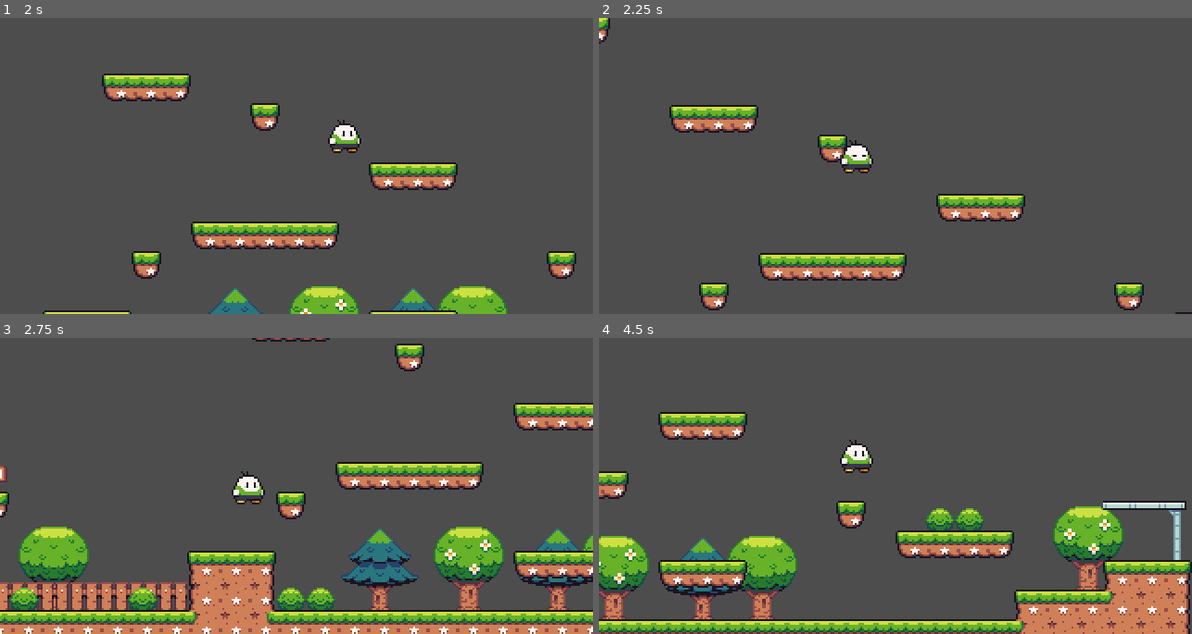
Above: before the commit, frames 1-4 (two rows, left to right).
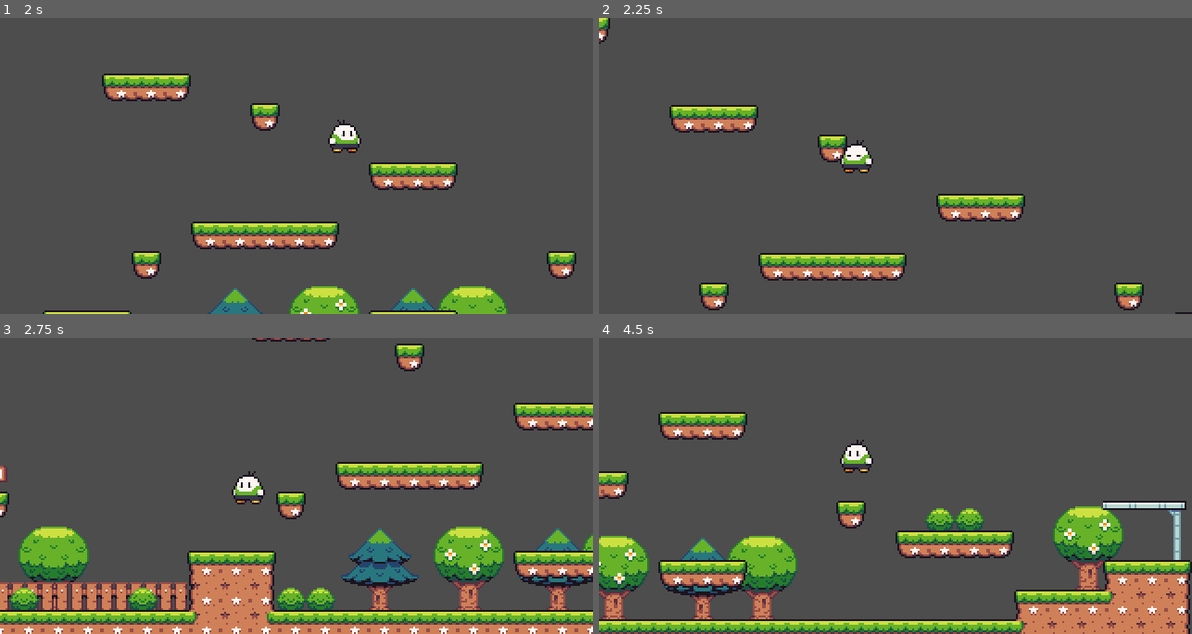
Above: after the commit, the same moments.

Repository: PArthur006/Adventure-Dash
Game: Godot game, scene res://levels.tscn
Two runs of this game, one before a commit and one after it. Both use one fixed random seed, a clock stepped at 60 frames per second and the inputs below. The project has no main scene, so this scene is started directly.
Inputs:
- Up to frame 1 (2 s): tap Enter (ui_accept) at 0.5, 0.6, 0.77, 1.07, 1.35, 1.52, 1.82 s; hold Right (ui_right) from 0.53 s (still down)
- Up to frame 2 (2.25 s): release Right (ui_right) at 2.03 s; hold Left (ui_left) from 2.03 s (still down); tap Enter (ui_accept) at 2.1 s
- Up to frame 3 (2.75 s): keep holding Left (ui_left)
- Up to frame 4 (4.5 s): release Left (ui_left) at 2.78 s; hold Right (ui_right) 2.78-4.28 s; tap Enter (ui_accept) at 2.85, 3.02, 3.32, 3.6, 3.77, 4.07, 4.35 s; hold Left (ui_left) from 4.28 s (still down)

Frame 1 is identical in both runs. In frame 2, 0.1% of the frame differs, in the area x 40-46%, y 41-52%; in frame 3, 0.2%, in the area x 39-45%, y 45-56%; in frame 4, 0.2%.

Commit message:
Codificação de animações
Algoritmo atualizado para troca de animações conforme o necessário.

Diff:
--- a/Scripts/player.gd
+++ b/Scripts/player.gd
@@ -3,7 +3,8 @@
 
 const SPEED = 200.0
 const JUMP_FORCE = -300.0
-
+var is_jumping := false
+@onready var animation := $anim as AnimatedSprite2D
 
 func _physics_process(delta: float) -> void:
 	# Adicionando gravidade
@@ -13,12 +14,21 @@
 	# Verificando o pulo do player
 	if Input.is_action_just_pressed("ui_accept") and is_on_floor():
 		velocity.y = JUMP_FORCE
+		is_jumping = true
+	elif is_on_floor():
+		is_jumping = false
 
 	# Criando direção e movimento do player .
 	var direction := Input.get_axis("ui_left", "ui_right")
 	if direction:
 		velocity.x = direction * SPEED
+		animation.scale.x = direction
+		if !is_jumping:
+			animation.play("run")
+		elif is_jumping:
+			animation.play("jump")
 	else:
 		velocity.x = move_toward(velocity.x, 0, SPEED)
+		animation.play("idle")
 
 	move_and_slide()
